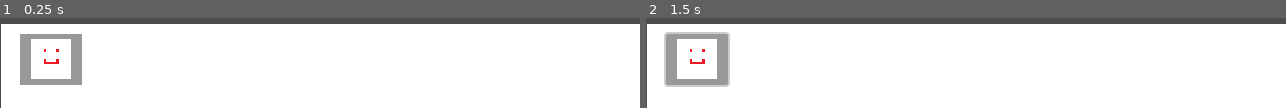
Above: before the commit, frames 1-2 (left to right).
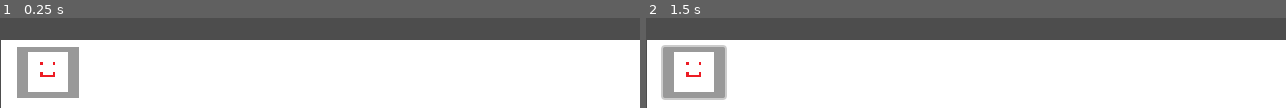
Above: after the commit, the same moments.

Repository: Hyper-Burner/GMTK-Game-Jam-2024
Game: Godot game, scene res://main.tscn
Two runs of this game, one before a commit and one after it. Both use one fixed random seed, a clock stepped at 60 frames per second and the inputs below.
Inputs (mouse positions are in pixels of both pictures, inside the frame that each line leads up to; where the layout moved, square brackets give the same spot in the first picture):
- Up to frame 1 (0.25 s): no input
- Up to frame 2 (1.5 s): click (697, 72) [697, 59] at 0.5 s; tap Enter at 1.25 s; move the mouse to (outside the picture) at 1.27 s; hold D (right) from 1.28 s (still down); click (outside the picture) at 1.42 s

The runs differ from the first frame. In frame 1, 21% of the frame differs, in the area x 0-100%, y 6-89%; in frame 2, 21%, in the area x 0-100%, y 6-92%.

Commit message:
minor adjustments

Diff:
--- a/main.tscn
+++ b/main.tscn
@@ -49,17 +49,17 @@
 [node name="TextureRect" type="TextureRect" parent="Camera/Ui"]
 layout_mode = 0
 offset_left = 1.0
-offset_top = 275.0
+offset_top = 291.0
 offset_right = 640.0
 offset_bottom = 359.0
 texture = SubResource("CanvasTexture_gu4ad")
 
 [node name="Button" type="Button" parent="Camera/Ui/TextureRect"]
 layout_mode = 0
-offset_left = 19.0
-offset_top = 10.0
-offset_right = 81.0
-offset_bottom = 61.0
+offset_left = 16.0
+offset_top = 7.0
+offset_right = 78.0
+offset_bottom = 58.0
 
 [node name="TextureRect" type="TextureRect" parent="Camera/Ui/TextureRect/Button"]
 layout_mode = 0
